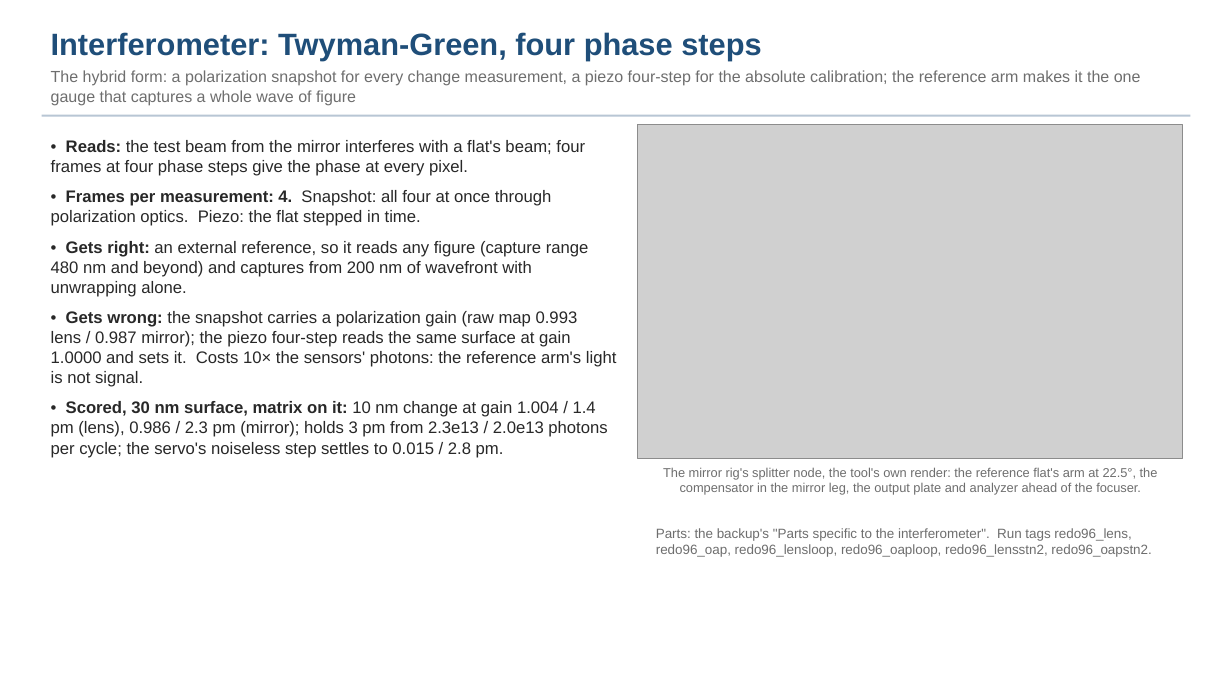
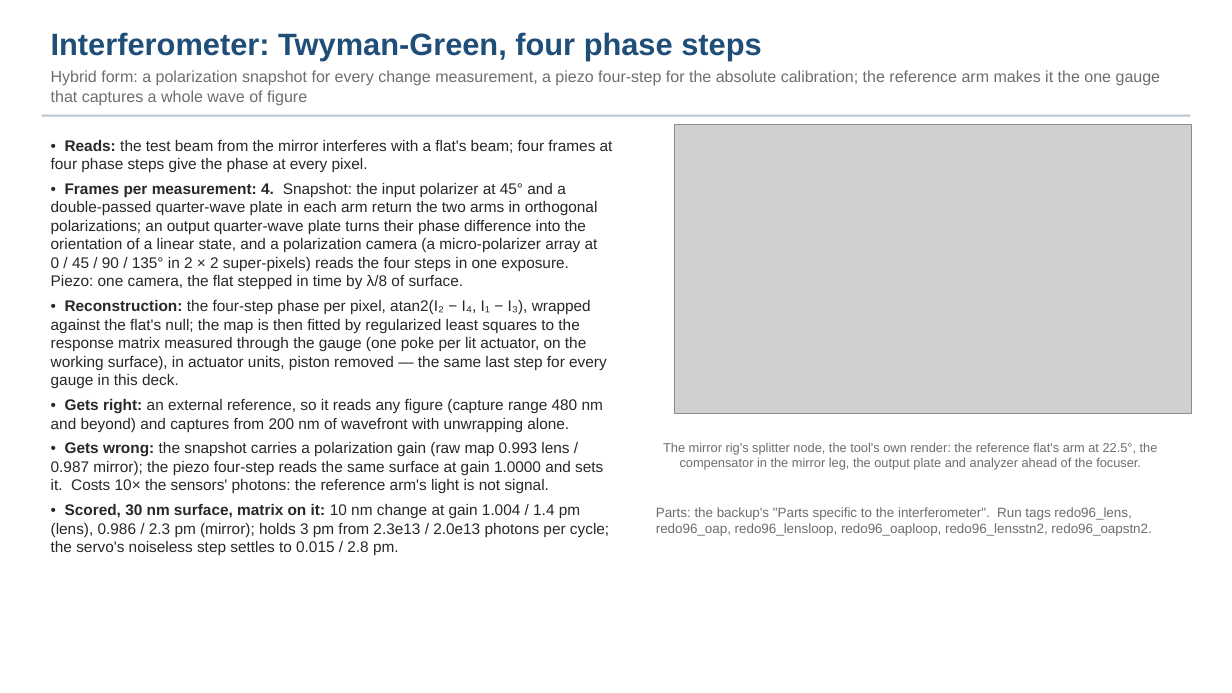
Before and after one commit to nasa-jpl/macos, a slide deck: slide 6 of demo_session/deck_gauges_short.pptx. Drawn at 1232x693 pixels with LibreOffice and Linux fonts; fonts in the diff are those of the drawing; grey boxes stand for pictures. Boxes give left, top, right and bottom in pixels: in the first picture for what was removed or moved away, otherwise in the second. Text is boxed around its words. In the diff, an @@ line names an element or a change of style, - is before the commit and + after.

```diff
--- a/demo_session/deck_gauges_short.pptx
+++ b/demo_session/deck_gauges_short.pptx
@@ text at (x1=51, y1=70, x2=1161, y2=106): text changed @@
-The hybrid form: a polarization snapshot for every change measurement, a piezo four-step for the absolute calibration; the reference arm makes it the one gauge that captures a whole wave of figure
+Hybrid form: a polarization snapshot for every change measurement, a piezo four-step for the absolute calibration; the reference arm makes it the one gauge that captures a whole wave of figure
@@ text at (x1=51, y1=140, x2=613, y2=555): size 13 to 12 pt in "• Reads: the test beam from the ...", "• Gets right: an external reference, so ...", "• Gets wrong: the snapshot carries a ...", "• Scored, 30 nm surface, matrix on ..."; less space between paragraphs @@
@@ picture resized from (x1=638, y1=125, x2=1183, y2=458) to (x1=675, y1=125, x2=1192, y2=414) @@
@@ text at (x1=51, y1=183, x2=607, y2=388): text changed; size 13 to 12 pt @@
-• Frames per measurement: 4. Snapshot: all four at once through polarization optics. Piezo: the flat stepped in time.
+• Frames per measurement: 4. Snapshot: the input polarizer at 45° and a double-passed quarter-wave plate in each arm return the two arms in orthogonal polarizations; an output quarter-wave plate turns their phase difference into the orientation of a linear state, and a polarization camera (a micro-polarizer array at 0 / 45 / 90 / 135° in 2 × 2 super-pixels) reads the four steps in one exposure. Piezo: one camera, the flat stepped in time by λ/8 of surface.
+• Reconstruction: the four-step phase per pixel, atan2(I₂ − I₄, I₁ − I₃), wrapped against the flat's null; the map is then fitted by regularized least squares to the response matrix measured through the gauge (one poke per lit actuator, on the working surface), in actuator units, piston removed — the same last step for every gauge in this deck.
@@ text "The mirror rig's splitter node, ..." moved from (x1=663, y1=467, x2=1158, y2=495) to (x1=663, y1=442, x2=1158, y2=470) @@
@@ text "Parts: the backup's "Parts specific ..." moved from (x1=656, y1=528, x2=1151, y2=557) to (x1=656, y1=507, x2=1151, y2=536) @@
```
Also in this commit, not shown: 11 other slides changed, 6 other files.
